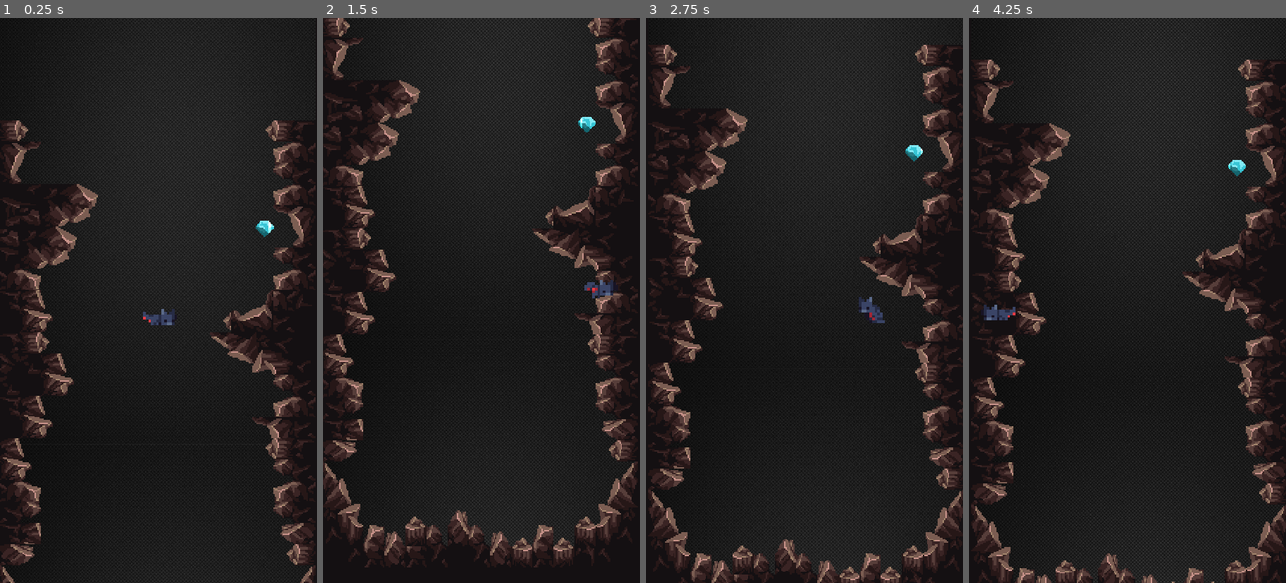
Above: before the commit, frames 1-4 (left to right).
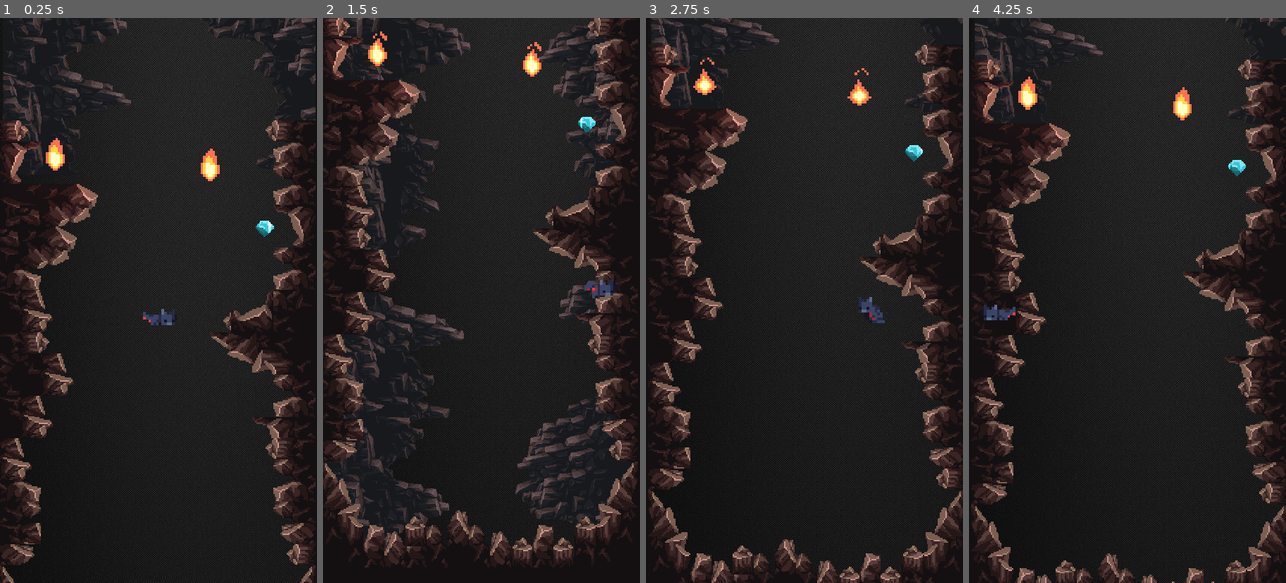
Above: after the commit, the same moments.

Repository: Git-Aarya/Updraft-Odyssey
Game: Godot game, scene res://main.tscn
The game is run twice, just before and just after one commit, with the same random seed, the same clock (stepped at 60 frames per second) and the same inputs.
Inputs:
- Up to frame 1 (0.25 s): no input
- Up to frame 2 (1.5 s): tap Space (tap) at 0.6, 1.35 s
- Up to frame 3 (2.75 s): tap Space (tap) at 2.1 s
- Up to frame 4 (4.25 s): tap Space (tap) at 2.85, 3.6 s

The runs differ from the first frame. In frame 1, 4.2% of the frame differs, in the area x 0-100%, y 0-100%; in frame 2, 7.9%, in the area x 3-94%, y 0-94%; in frame 3, 2.9%; in frame 4, 4.4%.

Commit message:
Added a parallax bg to the scene and added a flame obstacle

Diff:
--- a/main.tscn
+++ b/main.tscn
@@ -6,6 +6,8 @@
 [ext_resource type="Script" path="res://Camera2D.gd" id="4_o8ha7"]
 [ext_resource type="PackedScene" uid="uid://lmjp64svk2vg" path="res://scenes/collectable.tscn" id="5_wrq37"]
 [ext_resource type="Script" path="res://game_manager.gd" id="6_gxfmg"]
+[ext_resource type="PackedScene" uid="uid://o8gfis37p8uk" path="res://scenes/flame.tscn" id="7_gl7db"]
+[ext_resource type="Texture2D" uid="uid://dcpnogarp2hd1" path="res://background4a.png" id="8_n6w83"]
 
 [sub_resource type="TileSetAtlasSource" id="TileSetAtlasSource_g0ed5"]
 texture = ExtResource("2_5rldk")
@@ -2785,18 +2787,6 @@
 
 [node name="Node" type="Node"]
 
-[node name="TextureRect" type="TextureRect" parent="."]
-texture_repeat = 2
-offset_left = 1085.0
-offset_top = -2740.0
-offset_right = 5745.0
-offset_bottom = -1650.0
-rotation = 1.5708
-size_flags_vertical = 0
-texture = ExtResource("1_5s5f2")
-expand_mode = 1
-stretch_mode = 1
-
 [node name="TileMap" type="TileMap" parent="."]
 texture_filter = 1
 scale = Vector2(4.5, 4.5)
@@ -2819,3 +2809,32 @@
 [node name="GameManager" type="Node" parent="."]
 unique_name_in_owner = true
 script = ExtResource("6_gxfmg")
+
+[node name="Flame" parent="." instance=ExtResource("7_gl7db")]
+position = Vector2(193, 138)
+
+[node name="Flame2" parent="." instance=ExtResource("7_gl7db")]
+position = Vector2(720, 174)
+
+[node name="ParallaxBackground" type="ParallaxBackground" parent="."]
+
+[node name="bg" type="ParallaxLayer" parent="ParallaxBackground"]
+
+[node name="Sprite2D" type="Sprite2D" parent="ParallaxBackground/bg"]
+texture_filter = 6
+position = Vector2(540.285, -447.709)
+rotation = 1.5708
+scale = Vector2(2.53616, 1.13214)
+texture = ExtResource("1_5s5f2")
+
+[node name="ParallaxLayer" type="ParallaxLayer" parent="ParallaxBackground"]
+motion_scale = Vector2(0.8, 0.8)
+motion_mirroring = Vector2(0, 1920)
+
+[node name="Sprite2D" type="Sprite2D" parent="ParallaxBackground/ParallaxLayer"]
+texture_filter = 1
+position = Vector2(1104, -9.99997)
+rotation = 1.5708
+scale = Vector2(2.27488, 2.27488)
+texture = ExtResource("8_n6w83")
+centered = false
--- a/project.godot
+++ b/project.godot
@@ -24,7 +24,7 @@
 window/size/viewport_width=1080
 window/size/viewport_height=1920
 window/stretch/mode="canvas_items"
-window/stretch/aspect="expand"
+window/stretch/aspect="keep_width"
 window/handheld/orientation=1
 
 [input]
--- /dev/null
+++ b/scenes/flame.gd
@@ -0,0 +1,8 @@
+extends Area2D
+
+
+
+
+func _on_body_entered(body):
+	if (body.name == "CharacterBody2D"):
+		get_tree().reload_current_scene()
--- /dev/null
+++ b/scenes/flame.tscn
@@ -0,0 +1,77 @@
+[gd_scene load_steps=11 format=3 uid="uid://o8gfis37p8uk"]
+
+[ext_resource type="Texture2D" uid="uid://ccdvysl4kcn82" path="res://IdleLoop-Sheet.png" id="1_55yam"]
+[ext_resource type="Script" path="res://scenes/flame.gd" id="1_rw74w"]
+
+[sub_resource type="AtlasTexture" id="AtlasTexture_lxyit"]
+atlas = ExtResource("1_55yam")
+region = Rect2(0, 0, 64, 64)
+
+[sub_resource type="AtlasTexture" id="AtlasTexture_k2oce"]
+atlas = ExtResource("1_55yam")
+region = Rect2(64, 0, 64, 64)
+
+[sub_resource type="AtlasTexture" id="AtlasTexture_8p3nv"]
+atlas = ExtResource("1_55yam")
+region = Rect2(128, 0, 64, 64)
+
+[sub_resource type="AtlasTexture" id="AtlasTexture_158f1"]
+atlas = ExtResource("1_55yam")
+region = Rect2(192, 0, 64, 64)
+
+[sub_resource type="SpriteFrames" id="SpriteFrames_wjlg1"]
+animations = [{
+"frames": [{
+"duration": 1.0,
+"texture": SubResource("AtlasTexture_lxyit")
+}, {
+"duration": 1.0,
+"texture": SubResource("AtlasTexture_k2oce")
+}, {
+"duration": 1.0,
+"texture": SubResource("AtlasTexture_8p3nv")
+}, {
+"duration": 1.0,
+"texture": SubResource("AtlasTexture_158f1")
+}],
+"loop": true,
+"name": &"default",
+"speed": 7.0
+}]
+
+[sub_resource type="CircleShape2D" id="CircleShape2D_iiaav"]
+radius = 44.0454
+
+[sub_resource type="Gradient" id="Gradient_y2w86"]
+offsets = PackedFloat32Array(0, 0.694805)
+colors = PackedColorArray(1, 1, 1, 1, 0, 0, 0, 1)
+
+[sub_resource type="GradientTexture2D" id="GradientTexture2D_4ibhs"]
+gradient = SubResource("Gradient_y2w86")
+fill = 1
+fill_from = Vector2(0.5, 0.5)
+fill_to = Vector2(0, 0)
+
+[node name="Flame" type="Area2D"]
+script = ExtResource("1_rw74w")
+
+[node name="AnimatedSprite2D" type="AnimatedSprite2D" parent="."]
+texture_filter = 1
+position = Vector2(1.8239e-05, 1.52588e-05)
+scale = Vector2(7.96875, 7.96875)
+sprite_frames = SubResource("SpriteFrames_wjlg1")
+autoplay = "default"
+frame_progress = 0.810957
+
+[node name="CollisionShape2D" type="CollisionShape2D" parent="."]
+position = Vector2(0, -12)
+shape = SubResource("CircleShape2D_iiaav")
+
+[node name="PointLight2D" type="PointLight2D" parent="."]
+position = Vector2(-0.999992, -2)
+scale = Vector2(7.83789, 7.40176)
+color = Color(0.494118, 0.196078, 0.141176, 1)
+energy = 1.15
+texture = SubResource("GradientTexture2D_4ibhs")
+
+[connection signal="body_entered" from="." to="." method="_on_body_entered"]
Binary file added: IdleLoop-Sheet.png
Not shown, added: IdleLoop-Sheet.png.import
Not shown: 1 places in main.tscn that only renumber resources
